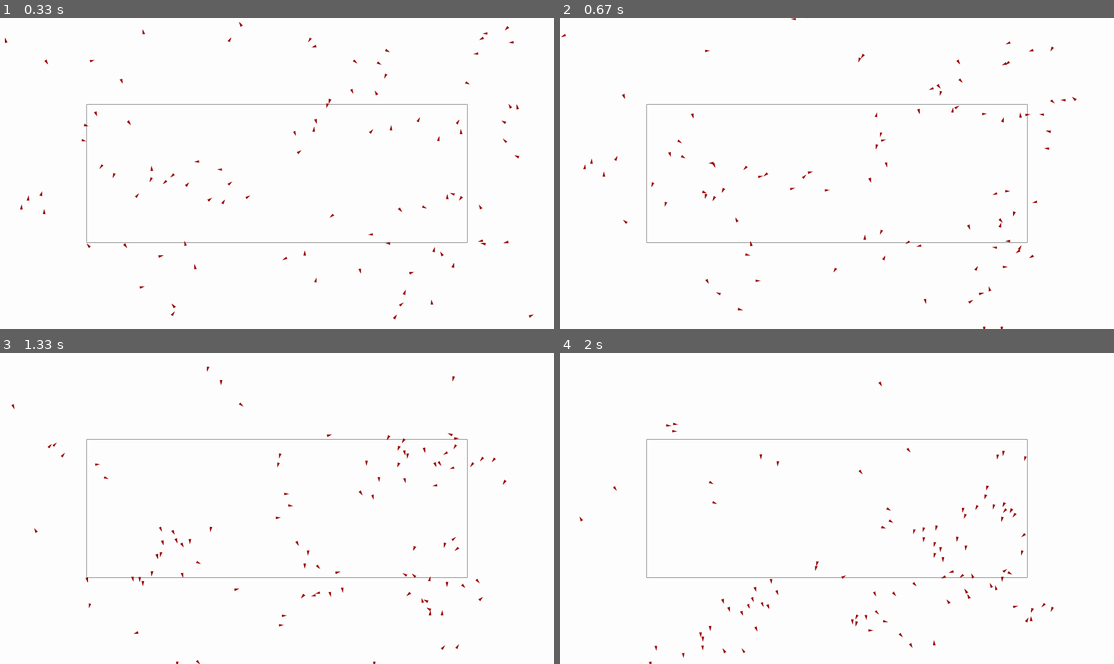
Above: before the commit, frames 1-4 (two rows, left to right).
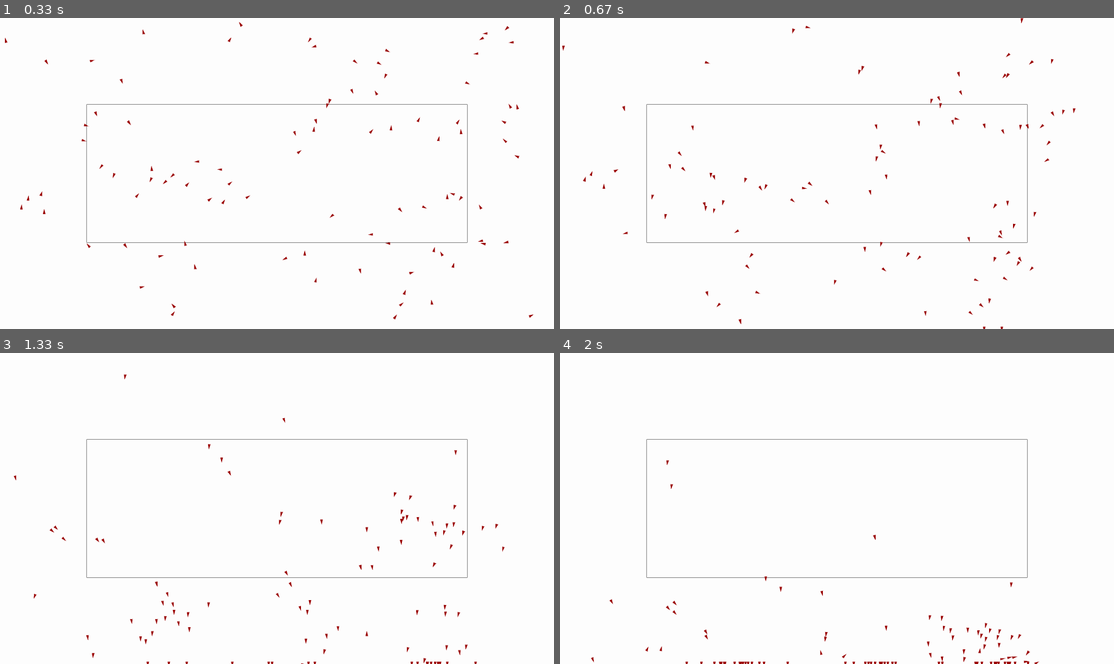
Above: after the commit, the same moments.

Repository: Peter-Vanderhyde/Boid-Simulation
Game: pygame game, started from main.py
The game is run twice, just before and just after one commit, with the same random seed, the same clock (stepped at 60 frames per second) and the same inputs.
Inputs:
- Up to frame 1 (0.33 s): no input
- Up to frame 2 (0.67 s): hold Down from 0.33 s (still down)
- Up to frame 3 (1.33 s): release Down at 0.8 s; hold Down 0.83-1.2 s; hold Down from 1.23 s (still down)
- Up to frame 4 (2 s): release Down at 1.53 s; hold Down 1.57-1.93 s; hold Down from 1.97 s (still down)

Frame 1 is identical in both runs. In frame 2, 1.1% of the frame differs, in the area x 0-94%, y 0-99%; in frame 3, 1.1%, in the area x 2-92%, y 4-100%; in frame 4, 1.0%.

Commit message:
change gravity

Diff:
--- a/simulation.py
+++ b/simulation.py
@@ -13,7 +13,7 @@
             elif boid.position.y == canvas.height:
                 boid.velocity = Vector(0, 0)
             else:
-                boid.velocity.y += 0.1
+                boid.velocity.y += 0.3
             boid.position += boid.velocity
         return
 
